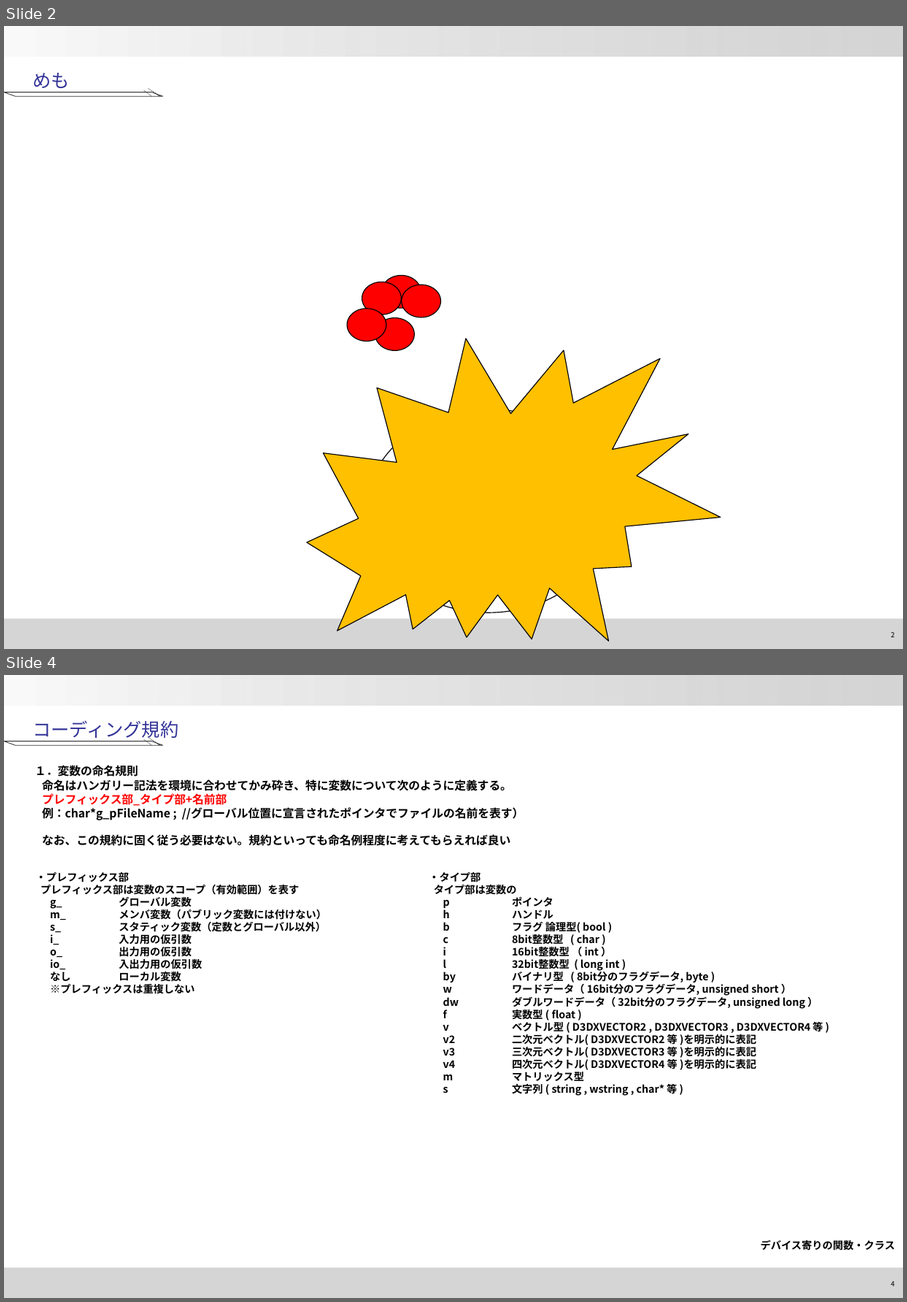
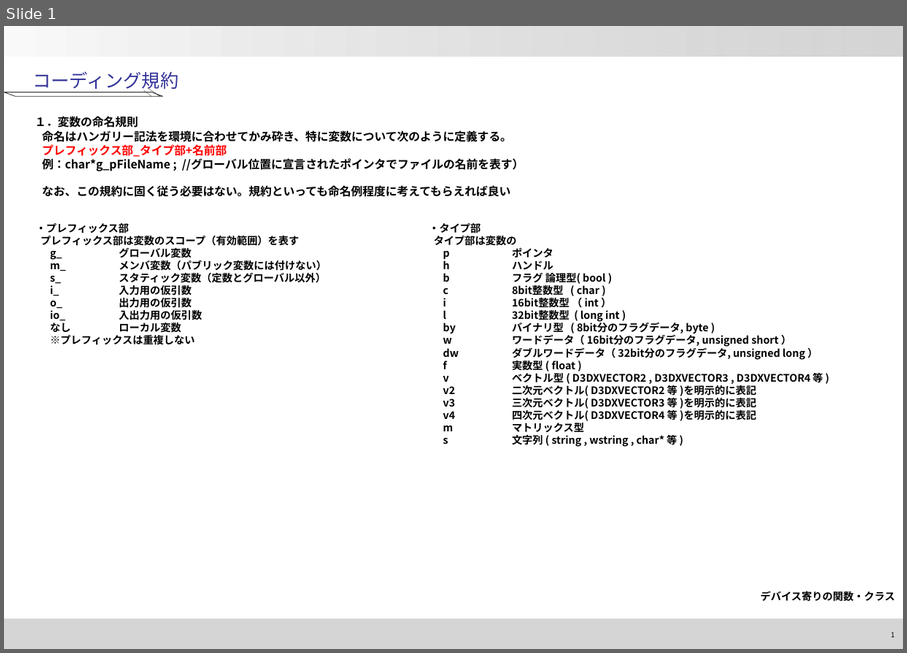
Before and after one commit to xtatrax/oldPrj-SchoolTask_BomberProject-public, a slide deck: Document/Program_Memo/DesignNotes.pptx. Shown one above the other, each under a label of ours: slides 2 and 4 before the commit, slide 1 after it; the slides between them are not shown. The pictures are 907x1302 and 907x653 pixels, drawn with LibreOffice and Linux fonts; fonts in the diff are those of the drawing; background and template pictures are left out. Boxes give left, top, right and bottom in pixels: in the first picture for what was removed or moved away, otherwise in the second. Text is boxed around its words. In the diff, an @@ line names an element or a change of style, - is before the commit and + after.

```diff
--- a/Document/Program_Memo/DesignNotes.pptx
+++ b/Document/Program_Memo/DesignNotes.pptx
@@ slide 2 removed at (x1=4, y1=26, x2=903, y2=649), background #FFFFFF; not listed: 2 template elements that a slide beside it also shows @@
@@ text removed at (x1=33, y1=73, x2=70, y2=92) @@
-めも
@@ parallelogram removed at (x1=143, y1=90, x2=151, y2=96) @@
@@ parallelogram removed at (x1=148, y1=88, x2=160, y2=97) @@
@@ parallelogram removed at (x1=4, y1=92, x2=163, y2=97) @@
@@ irregular seal removed at (x1=257, y1=246, x2=770, y2=649) @@
@@ group removed at (x1=347, y1=275, x2=441, y2=350): 5 ellipses @@
@@ ellipse removed at (x1=367, y1=409, x2=611, y2=612) @@
@@ ellipse removed at (x1=433, y1=462, x2=543, y2=560) @@
@@ ellipse removed at (x1=469, y1=495, x2=508, y2=527) @@
@@ page number removed at (x1=891, y1=632, x2=895, y2=637) @@
-2
@@ what was slide 4 is now slide 1 @@
@@ page number at (x1=891, y1=632, x2=895, y2=637): text changed @@
-4
+1
```
Also in this commit, not shown: 2 other slides removed, 50 other files.
